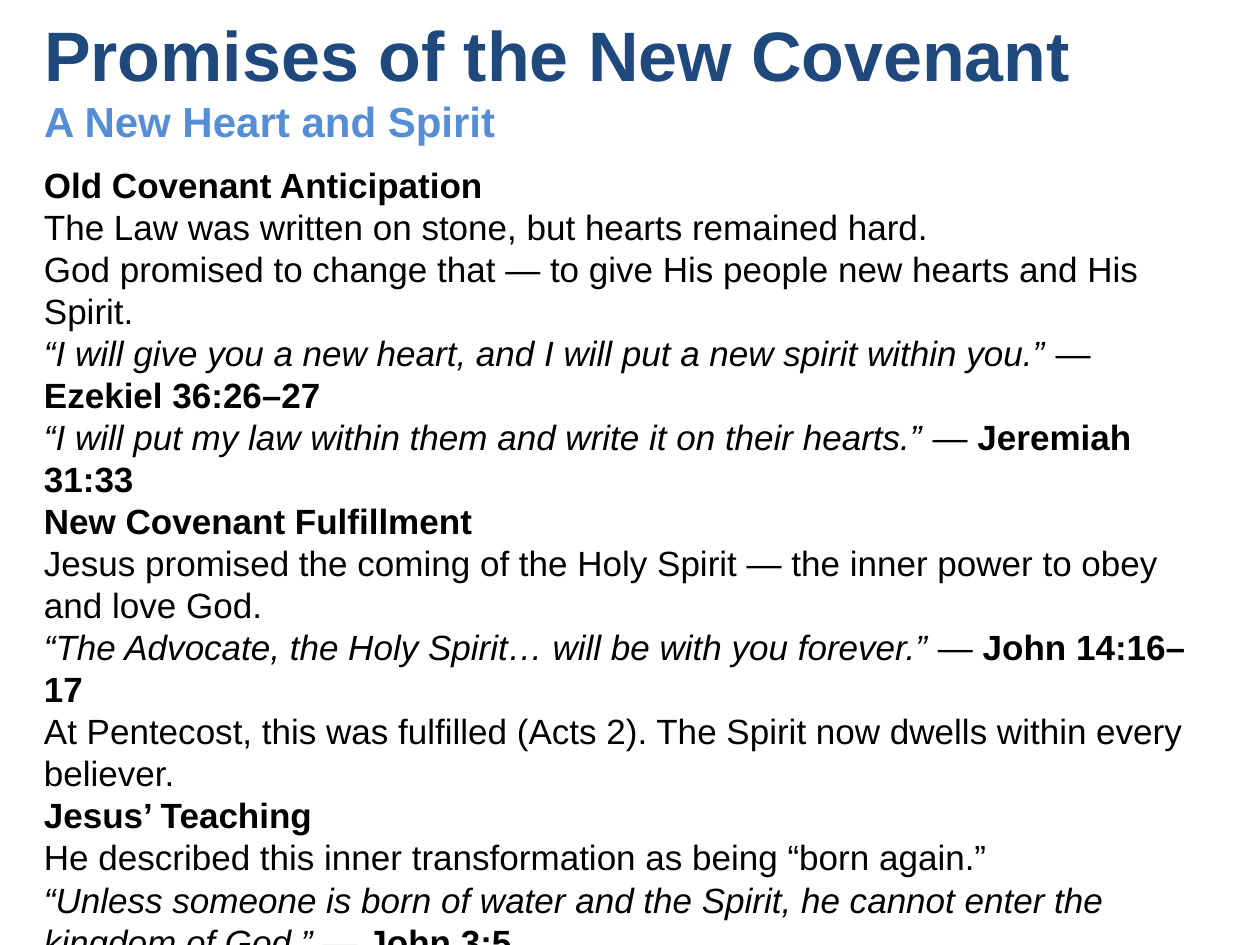
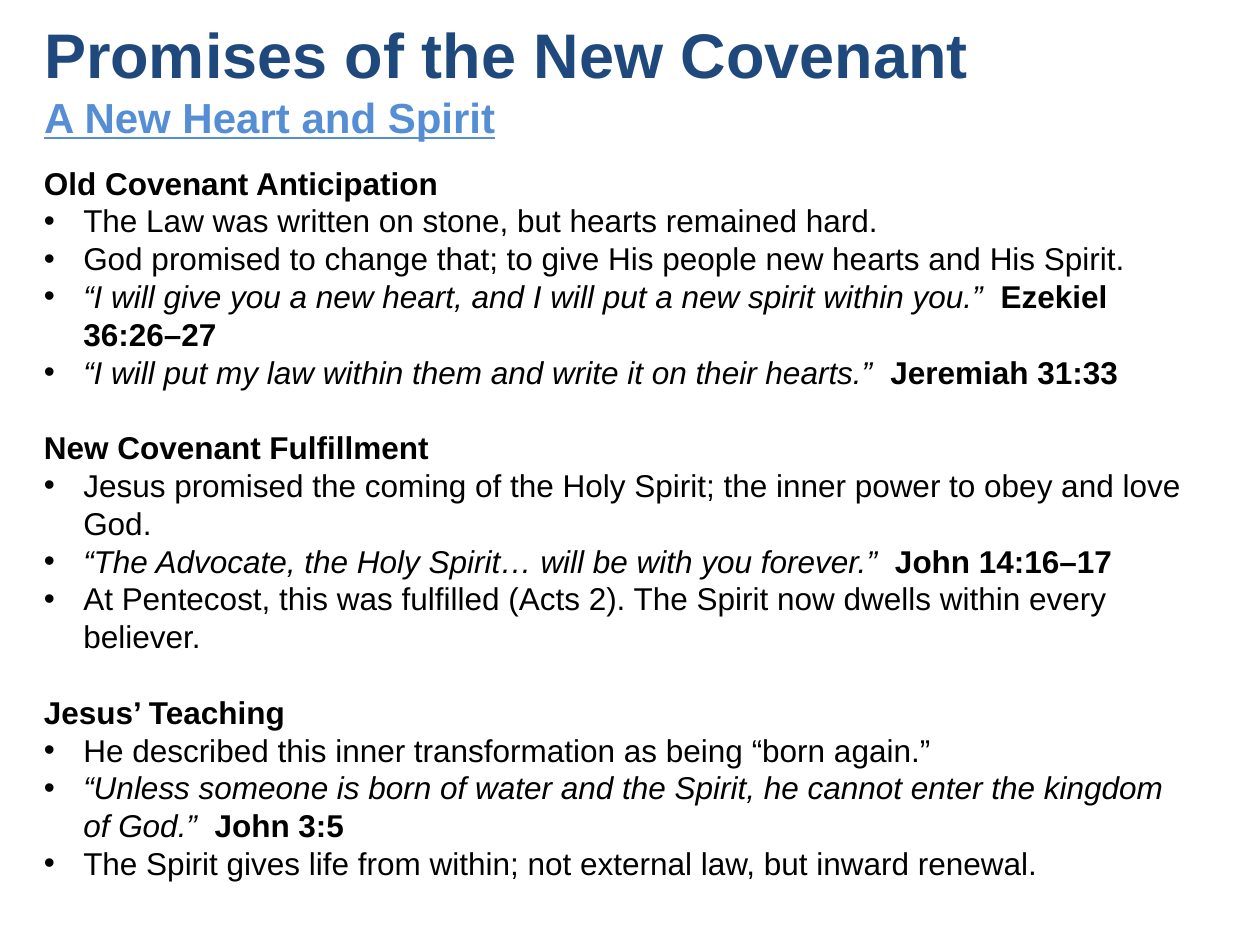
Before and after one commit to UsefulEngines/EvangelismPublic, a slide deck: slide 7 of 2025-Q4/Promises5/2025-11-02-Promises5.pptx. Drawn at 1260x945 pixels with LibreOffice and Linux fonts; fonts in the diff are those of the drawing. Boxes give left, top, right and bottom in pixels: in the first picture for what was removed or moved away, otherwise in the second. Text is boxed around its words. In the diff, an @@ line names an element or a change of style, - is before the commit and + after.

```diff
--- a/2025-Q4/Promises5/2025-11-02-Promises5.pptx
+++ b/2025-Q4/Promises5/2025-11-02-Promises5.pptx
@@ text "Promises of the New Covenant ..." at (44, 32, 968, 141): size 40 to 36 pt in "Promises of the New Covenant"; underline on in "A New Heart and Spirit" @@
@@ text at (44, 172, 1106, 768): size 20 to 18 pt in "Old Covenant Anticipation", "The Law was written on stone, but ...", "New Covenant Fulfillment", "At Pentecost, this was fulfilled (Acts 2). ..." and 2 more places; bullet none to • @@
@@ text at (83, 247, 1124, 390): text changed; size 20 to 18 pt @@
-God promised to change that — to give His people new hearts and His Spirit.
-“I will give you a new heart, and I will put a new spirit within you.” — Ezekiel 36:26–27
-“I will put my law within them and write it on their hearts.” — Jeremiah 31:33
+• God promised to change that; to give His people new hearts and His Spirit.
+• “I will give you a new heart, and I will put a new spirit within you.” Ezekiel 36:26–27
+• “I will put my law within them and write it on their hearts.” Jeremiah 31:33
@@ text at (83, 474, 1181, 579): text changed; size 20 to 18 pt @@
-Jesus promised the coming of the Holy Spirit — the inner power to obey and love God.
-“The Advocate, the Holy Spirit… will be with you forever.” — John 14:16–17
+• Jesus promised the coming of the Holy Spirit; the inner power to obey and love God.
+• “The Advocate, the Holy Spirit… will be with you forever.” John 14:16–17
@@ text at (83, 776, 1163, 881): text changed; size 20 to 18 pt @@
-“Unless someone is born of water and the Spirit, he cannot enter the kingdom of God.” — John 3:5
-The Spirit gives life from within — not external law, but inward renewal.
+• “Unless someone is born of water and the Spirit, he cannot enter the kingdom of God.” John 3:5
+• The Spirit gives life from within; not external law, but inward renewal.
```
Also in this commit, not shown: 9 other slides changed, 1 other file.
